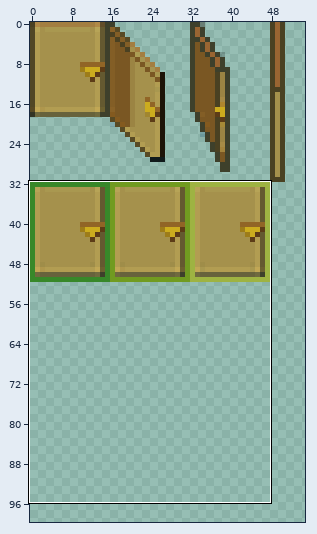
Sprite sheet -- internal/assets/images/door.png. Above: a wide view before the commit, with the close-up outlined.
Close-up. Before:
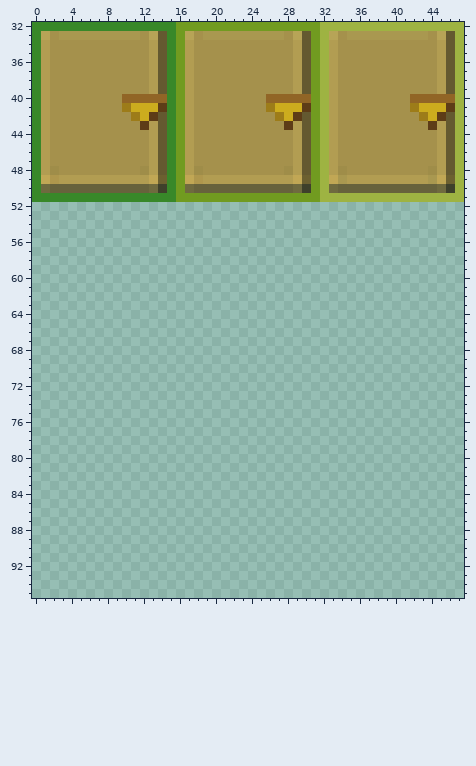
The file is 192x256 pixels. Pixels under 10% opacity are left out. Colours within 5 levels of each other are drawn and written as one. Shown: x 0..47, y 32..95. The wide view leaves out empty margins.
After:
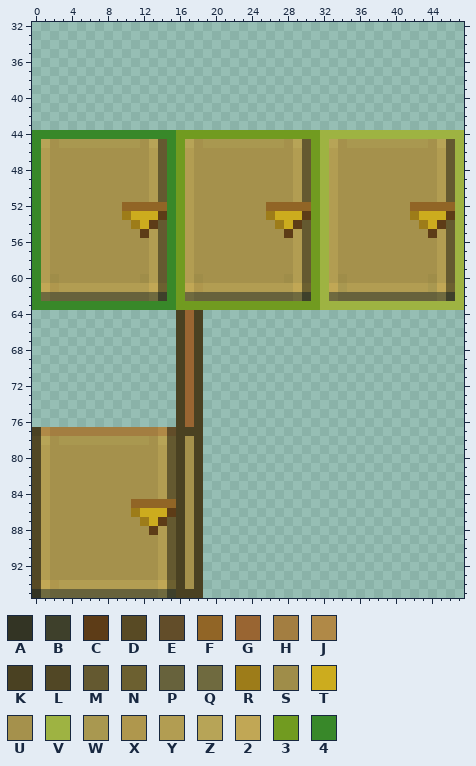
Palette (. is transparent): A #333424  B #3e402b  C #5d3c17  D #584a24  E #624d28fe  F #916526  G #996532  H #a37e41fe  J #b08947fe  K #4a4122  L #514725  M #645930  N #6c5f2ffd  P #67623c  Q #6f6a3f  R #9d7c19  S #9f8d49  T #ccac1e  U #a5914c  V #9eb342  W #a99850  X #af974d  Y #b29d52  Z #b7a456fd  2 #c1a755  3 #719b20  4 #388829
What changed:
y 32: x 0..47 44444444444444443333333333333333VVVVVVVVVVVVVVVV -> ................................................
y 33: x 0..47 4ZUWWWWWWWWWUZM43ZUWWWWWWWWWUZM3VZUWWWWWWWWWUZMV -> ................................................
y 34..39: x 0..47 4YUUUUUUUUUUUYM43YUUUUUUUUUUUYM3VYUUUUUUUUUUUYMV -> ................................................
y 40: x 0..47 4YUUUUUUUUFFFFF43YUUUUUUUUFFFFF3VYUUUUUUUUFFFFFV -> ................................................
y 41: x 0..47 4YUUUUUUUURTTTC43YUUUUUUUURTTTC3VYUUUUUUUURTTTCV -> ................................................
y 42: x 0..47 4YUUUUUUUUURTCM43YUUUUUUUUURTCM3VYUUUUUUUUURTCMV -> ................................................
y 43: x 0..47 4YUUUUUUUUUUCYM43YUUUUUUUUUUCYM3VYUUUUUUUUUUCYMV -> ................................................
y 44: x 1..14 YUUUUUUUUUUUYM -> 44444444444444; x 17..30 YUUUUUUUUUUUYM -> 33333333333333; x 33..46 YUUUUUUUUUUUYM -> VVVVVVVVVVVVVV
y 45: x 1 Y -> Z; x 3..11 UUUUUUUUU -> WWWWWWWWW; x 13 Y -> Z; x 17 Y -> Z; x 19..27 UUUUUUUUU -> WWWWWWWWW; x 29 Y -> Z; x 33 Y -> Z; x 35..43 UUUUUUUUU -> WWWWWWWWW; x 45 Y -> Z
y 48: x 2 S -> U; x 12 S -> U; x 18 S -> U; x 28 S -> U; x 34 S -> U; x 44 S -> U
y 49: x 1..14 2XYYYYYYYYYY2N -> YUUUUUUUUUUUYM; x 17..30 2XYYYYYYYYYY2N -> YUUUUUUUUUUUYM; x 33..46 2WYYYYYYYYYW2N -> YUUUUUUUUUUUYM
y 50: x 1..14 QPPPPPPPPPPPQB -> YUUUUUUUUUUUYM; x 17..30 QPPPPPPPPPPPQB -> YUUUUUUUUUUUYM; x 33..46 QPPPPPPPPPPPQB -> YUUUUUUUUUUUYM
y 51: x 1..14 44444444444444 -> YUUUUUUUUUUUYM; x 17..30 33333333333333 -> YUUUUUUUUUUUYM; x 33..46 VVVVVVVVVVVVVV -> YUUUUUUUUUUUYM
y 52: x 0..47 ................................................ -> 4YUUUUUUUUFFFFF43YUUUUUUUUFFFFF3VYUUUUUUUUFFFFFV
y 53: x 0..47 ................................................ -> 4YUUUUUUUURTTTC43YUUUUUUUURTTTC3VYUUUUUUUURTTTCV
y 54: x 0..47 ................................................ -> 4YUUUUUUUUURTCM43YUUUUUUUUURTCM3VYUUUUUUUUURTCMV
y 55: x 0..47 ................................................ -> 4YUUUUUUUUUUCYM43YUUUUUUUUUUCYM3VYUUUUUUUUUUCYMV
y 56..59: x 0..47 ................................................ -> 4YUUUUUUUUUUUYM43YUUUUUUUUUUUYM3VYUUUUUUUUUUUYMV
y 60: x 0..47 ................................................ -> 4YSUUUUUUUUUSYM43YSUUUUUUUUUSYM3VYSUUUUUUUUUSYMV
y 61: x 0..47 ................................................ -> 42XYYYYYYYYYY2N432XYYYYYYYYYY2N3V2WYYYYYYYYYW2NV
y 62: x 0..47 ................................................ -> 4QPPPPPPPPPPPQB43QPPPPPPPPPPPQB3VQPPPPPPPPPPPQBV
y 63: x 0..47 ................................................ -> 44444444444444443333333333333333VVVVVVVVVVVVVVVV
y 64..76: x 16..18 ... -> KGK
y 77: x 0..18 ................... -> KJHHHHHHHHHHHHJEKKK
y 78: x 0..18 ................... -> LZUWWWWWWWWWWUZMKUK
y 79..84: x 0..18 ................... -> LYUUUUUUUUUUUUYMKUK
y 85: x 0..18 ................... -> LYUUUUUUUUUFFFFFKUK
y 86: x 0..18 ................... -> LYUUUUUUUUURTTTCKUK
y 87: x 0..18 ................... -> LYUUUUUUUUUURTCMKUK
y 88: x 0..18 ................... -> LYUUUUUUUUUUUCYMKUK
y 89..93: x 0..18 ................... -> LYUUUUUUUUUUUUYMKUK
y 94: x 0..18 ................... -> D2XYYYYYYYYYYY2NKUK
y 95: x 0..18 ................... -> AQPPPPPPPPPPPPQBKKK
Changed places in both close-ups, as pixel boxes (x1, y1, x2, y2):
changed: (32, 22, 464, 598)
